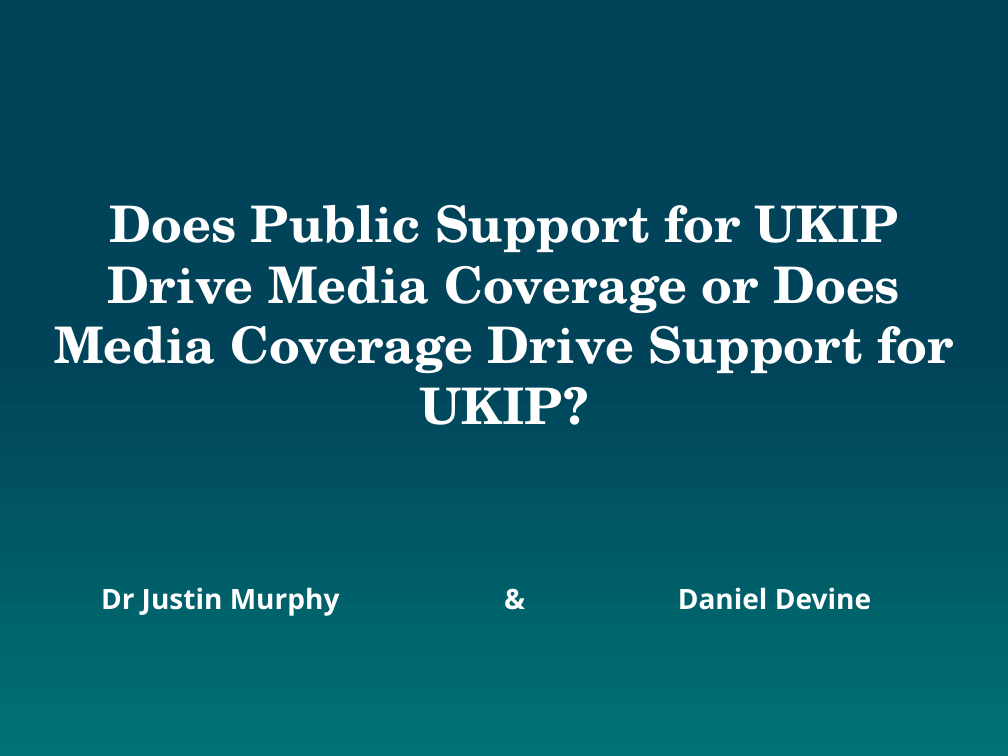
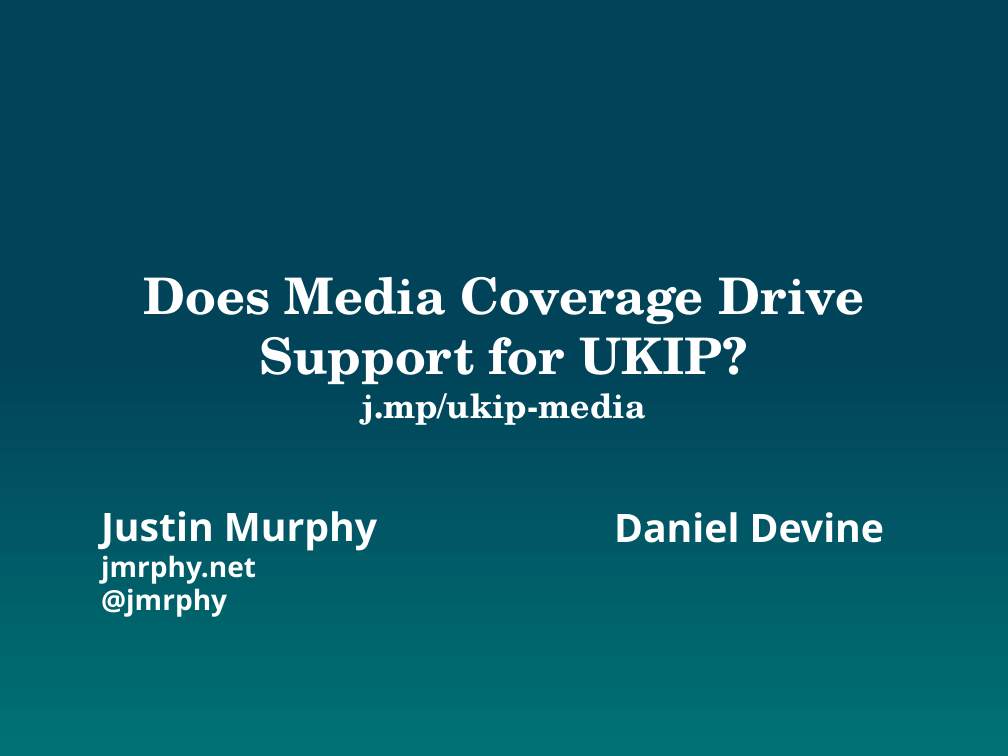
Before and after one commit to jmrphy/ukip_media, a slide deck: slide 1 of PSA Presentation V2.ppt. Drawn at 1008x756 pixels with LibreOffice and Linux fonts; fonts in the diff are those of the drawing; background and template pictures are left out. Boxes give left, top, right and bottom in pixels: in the first picture for what was removed or moved away, otherwise in the second. Text is boxed around its words. In the diff, an @@ line names an element or a change of style, - is before the commit and + after.

```diff
--- a/PSA Presentation V2.ppt
+++ b/PSA Presentation V2.ppt
@@ title at [143,277,864,425]: text changed @@
-Does Public Support for UKIP Drive Media Coverage or Does Media Coverage Drive Support for UKIP?
+Does Media Coverage Drive Support for UKIP?
+j.mp/ukip-media
@@ text added at [101,511,377,617], 20 pt, text #FFFFFF, bold @@
+Justin Murphy
+jmrphy.net
+@jmrphy
@@ text at [614,512,884,543]: text changed; size 20 to 28 pt @@
-Dr Justin Murphy & Daniel Devine
+Daniel Devine
```
Also in this commit, not shown: 7 other slides changed, 3 slides added, 3 slides removed, 18 other files.
